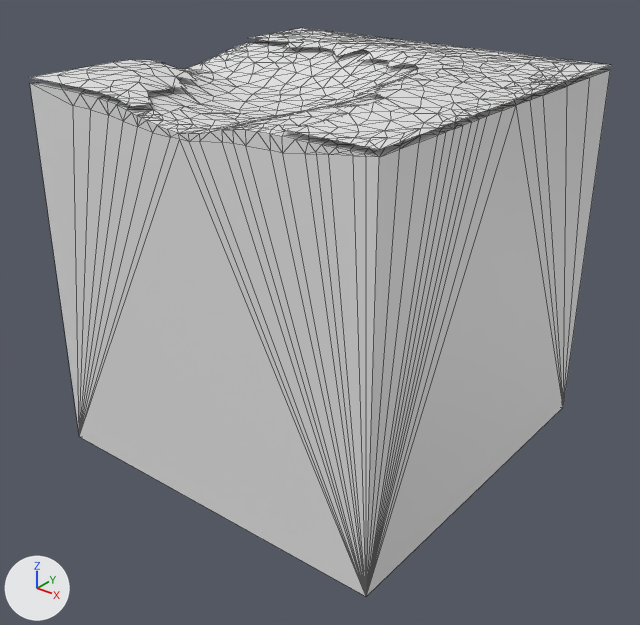
Two versions of the Blender file PathCorner.blend, one commit apart.
The view is the same before and after, from a 50 mm lens placed at (2.69, -3.44, 1.82), pointed at (0.04, -0.13, -0.24). The lights are fixed; the arrows at lower left show +X, +Y and +Z. The picture after the commit comes second. Mesh edges are drawn as thin lines.

In view in the first picture: 'PathCorner', 'PathCornerGrass'.
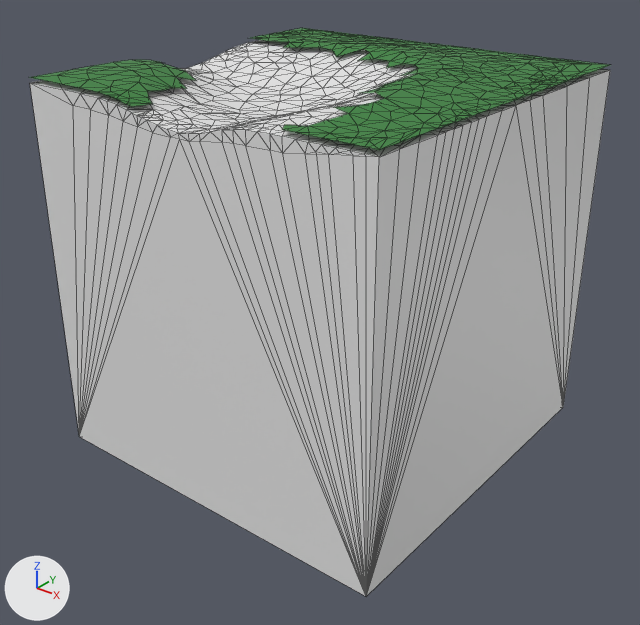
Commit message: add grass colour to path thingy

The change, as a list of edits to the scene's bpy script:
```text
Add mat_grass:
    mat_grass = principled_material('Grass')
    mat_grass.base_color = (0.0273, 0.22, 0.0331)  # green #2e8133
Change me_pathcornergrass:
    where me_pathcornergrass.from_pydata(...)  # 349 vertices, 583 faces; spans x -1.0..1.0, y -1.0..1.0, z 0.94..1.04
    add me_pathcornergrass.materials.append(mat_grass)  # green #2e8133
```

Boxes [x1, y1, x2, y2] around the edits, measured in the pictures (640 x 625 px):
'PathCornerGrass', recoloured (white to green)
    both: [29, 28, 610, 150]
